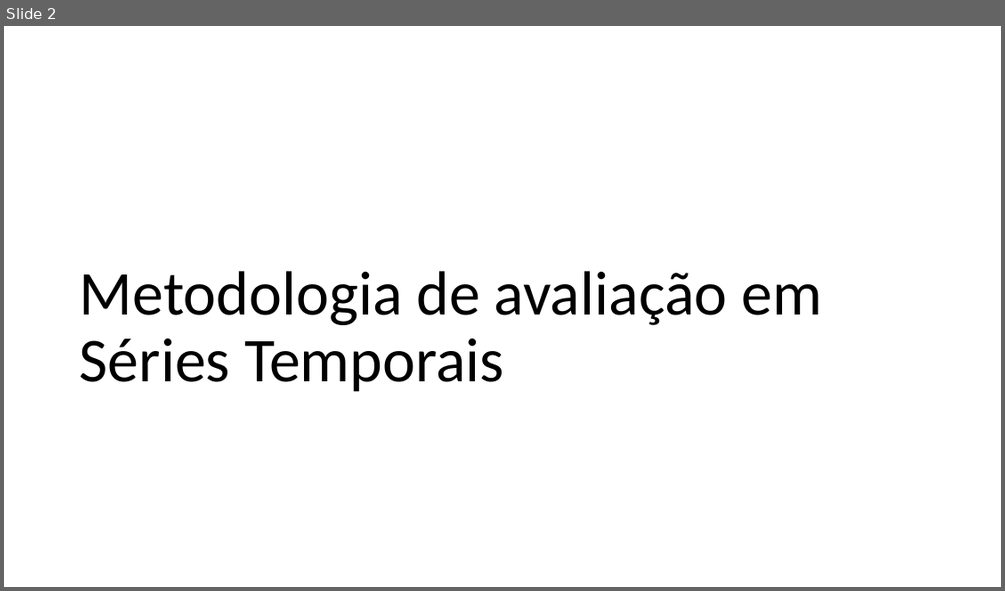
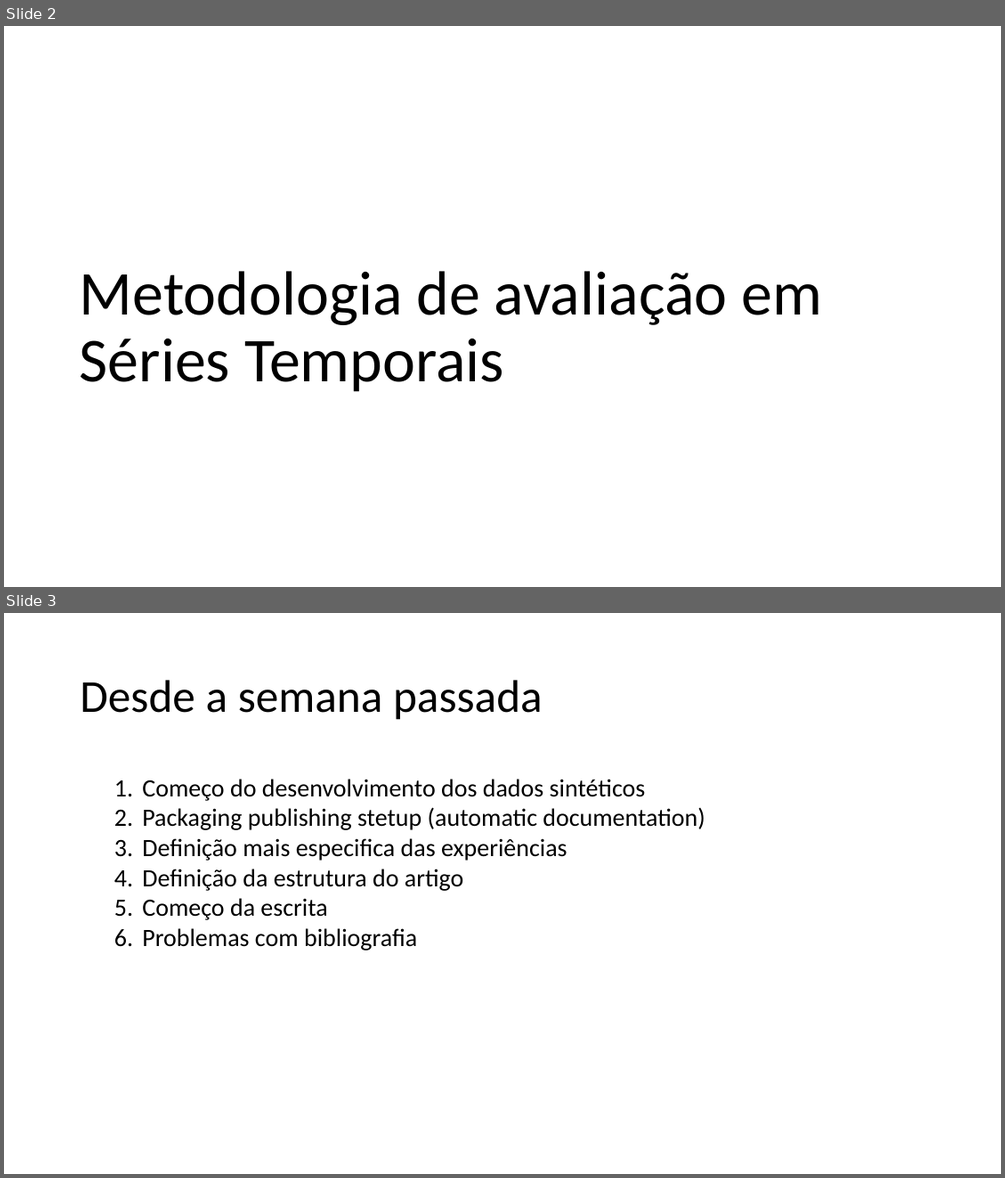
Before and after one commit to MiguelLoureiro98/timecave, a slide deck: papers/.ppt/TimeSeriesCV_15032024.pptx. Shown one above the other, each under a label of ours: slide 2 before the commit, slides 2 and 3 after it. The pictures are 1005x591 and 1005x1178 pixels, drawn with LibreOffice and Linux fonts; fonts in the diff are those of the drawing. Boxes give left, top, right and bottom in pixels: in the first picture for what was removed or moved away, otherwise in the second. Text is boxed around its words. In the diff, an @@ line names an element or a change of style, - is before the commit and + after.

```diff
--- a/papers/.ppt/TimeSeriesCV_15032024.pptx
+++ b/papers/.ppt/TimeSeriesCV_15032024.pptx
@@ slide 3 added at box(4, 613, 1001, 1174), background #FFFFFF @@
@@ title added at box(80, 680, 542, 720), 44 pt, text #000000 @@
+Desde a semana passada
@@ text added at box(142, 779, 704, 950), 24 pt, text #000000 @@
+1. Começo do desenvolvimento dos dados sintéticos
+2. Packaging publishing stetup (automatic documentation)
+3. Definição mais especifica das experiências
+4. Definição da estrutura do artigo
+5. Começo da escrita
+6. Problemas com bibliografia
```
Also in this commit, not shown: 2 slides changed, 4 other slides added, 22 slides removed, 2 other files.
